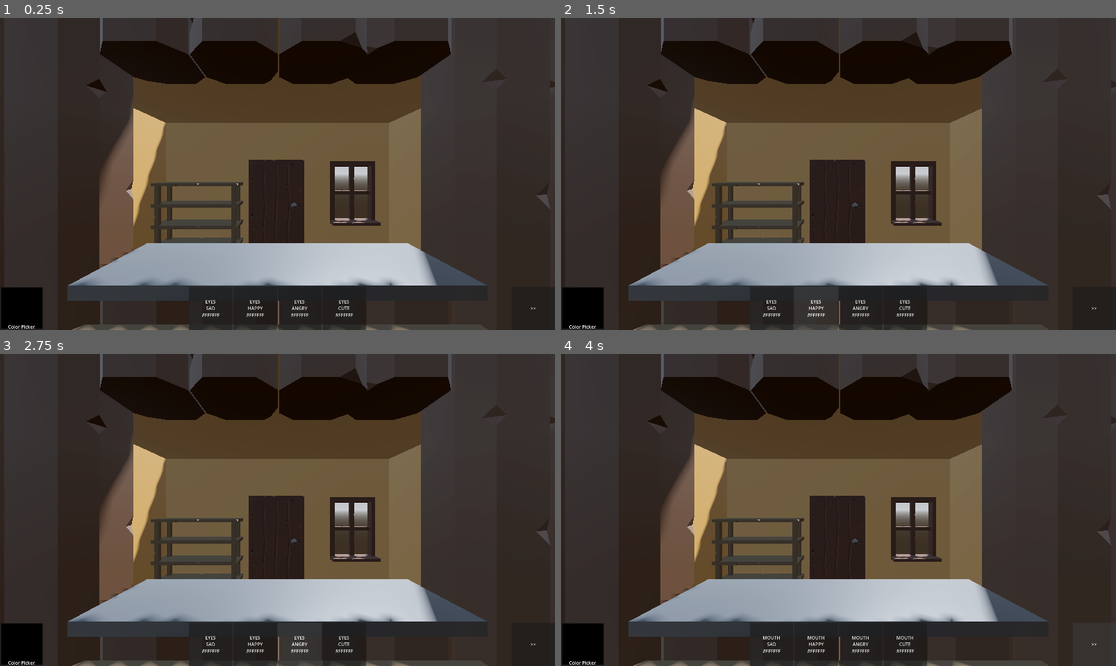
Above: before the commit, frames 1-4 (two rows, left to right).
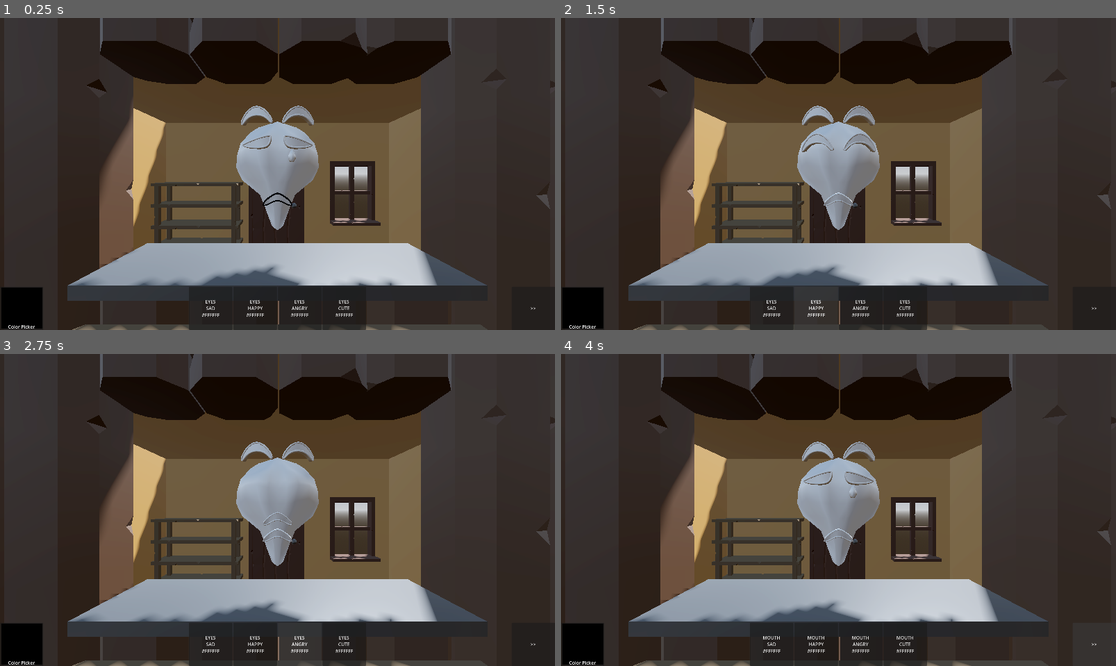
Above: after the commit, the same moments.

Repository: Xzaver/Bausparvertrag-GGJam-2026
Game: Godot game, scene res://game/game.tscn
Two runs of this game, one before a commit and one after it. Both use one fixed random seed, a clock stepped at 60 frames per second and the inputs below.
Inputs:
- Up to frame 1 (0.25 s): no input
- Up to frame 2 (1.5 s): click "EYES SAD #FFFFFF" at 0.5 s; click "EYES HAPPY #FFFFFF" at 1.25 s
- Up to frame 3 (2.75 s): click "EYES ANGRY #FFFFFF" at 2 s
- Up to frame 4 (4 s): click "EYES CUTE #FFFFFF" at 2.75 s; click ">>" at 3.5 s

The runs differ from the first frame. In frame 1, 4.2% of the frame differs, in the area x 35-58%, y 28-100%; in frame 2, 4.2%; in frame 3, 4.2%; in frame 4, 4.2%.
Error before the commit: Invalid assignment of property or key 'eyes' with value of type 'int' on a base object of type 'Nil'. (res://game/maskContructor/maskConstructor.gd:174)

Commit message:
Fix MaskConstructor null state and updateMaskProperty crashes
Fix mask initialization and stabilize updateMaskProperty flow

- Ensure MaskData is always initialized before property updates
- Make updateMaskProperty idempotent and safe against null state
- Align UIManager signal payload with MaskConstructor expectations
- Centralize color application logic to avoid duplication
- Prevent startup and interaction-time crashes in mask builder

Diff:
--- a/game/maskContructor/maskConstructor.gd
+++ b/game/maskContructor/maskConstructor.gd
@@ -63,6 +63,8 @@
 	mouthPos = mouthPosRef.global_position
 	topPos = topPosRef.global_position
 	shapePos = shapePosRef.global_position
+
+	updateMaskProperty(MaskComponent.SLOT.MOUTH,MaskComponent.EMOTIONS.SAD, Color(0,0,0))
 
 func clearBuilder():
 
@@ -166,33 +168,51 @@
 	else:
 		currentMaskData = maskdatafrommanager
 		renderMask(currentMaskData)
-
-func updateMaskProperty(slot:MaskComponent.SLOT,emotion:MaskComponent.EMOTIONS,colorToChange:Color):
+func updateMaskProperty(
+	slot: MaskComponent.SLOT,
+	emotion: MaskComponent.EMOTIONS,
+	colorToChange: Color
+) -> void:
+
+	# ⛑️ Guard: MaskData sicherstellen
+	if currentMaskData == null:
+		currentMaskData = MaskData.new()
 
 	match slot:
 		MaskComponent.SLOT.EYES:
 			currentMaskData.eyes = emotion
 			renderMask(currentMaskData)
-			var materialToChange:BaseMaterial3D = colorizeable_EYES[0].get_surface_override_material(0)
-			materialToChange.albedo_color = colorToChange
+			_apply_color(colorizeable_EYES, colorToChange)
 
 		MaskComponent.SLOT.MOUTH:
 			currentMaskData.mouth = emotion
 			renderMask(currentMaskData)
-			var materialToChange:BaseMaterial3D = colorizeable_MOUTH[0].get_surface_override_material(0)
-			materialToChange.albedo_color = colorToChange
+			_apply_color(colorizeable_MOUTH, colorToChange)
 
 		MaskComponent.SLOT.TOP:
 			currentMaskData.top = emotion
 			renderMask(currentMaskData)
-			var materialToChange:BaseMaterial3D = colorizeable_TOP[0].get_surface_override_material(0)
-			materialToChange.albedo_color = colorToChange
+			_apply_color(colorizeable_TOP, colorToChange)
 
 		MaskComponent.SLOT.SHAPE:
 			currentMaskData.shape = emotion
 			renderMask(currentMaskData)
-			var materialToChange:BaseMaterial3D = colorizeable_SHAPE[0].get_surface_override_material(0)
-			materialToChange.albedo_color = colorToChange
+			_apply_color(colorizeable_SHAPE, colorToChange)
+
+func _apply_color(
+	meshes: Array[MeshInstance3D],
+	color: Color
+) -> void:
+	if meshes.is_empty():
+		return
+
+	var mat := meshes[0].get_surface_override_material(0)
+	if mat == null:
+		mat = StandardMaterial3D.new()
+		meshes[0].set_surface_override_material(0, mat)
+
+	(mat as BaseMaterial3D).albedo_color = color
+
 
 
 func getMeshestoChangeColor(instancedComponent:Node3D) -> Array[MeshInstance3D]:
